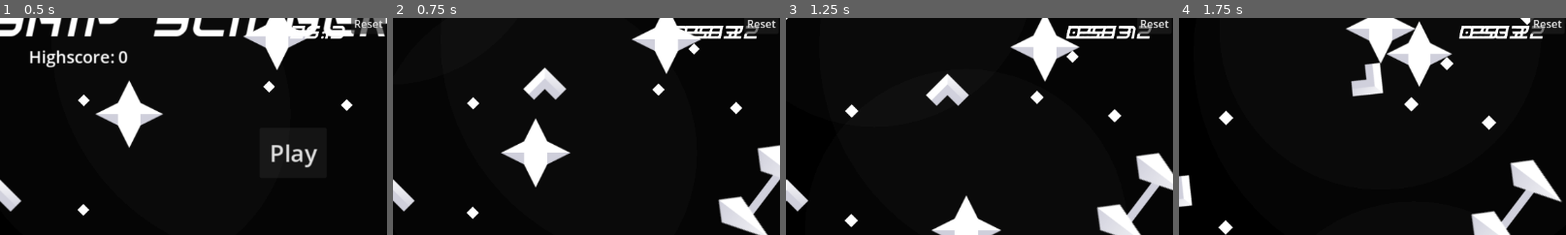
Above: before the commit, frames 1-4 (left to right).
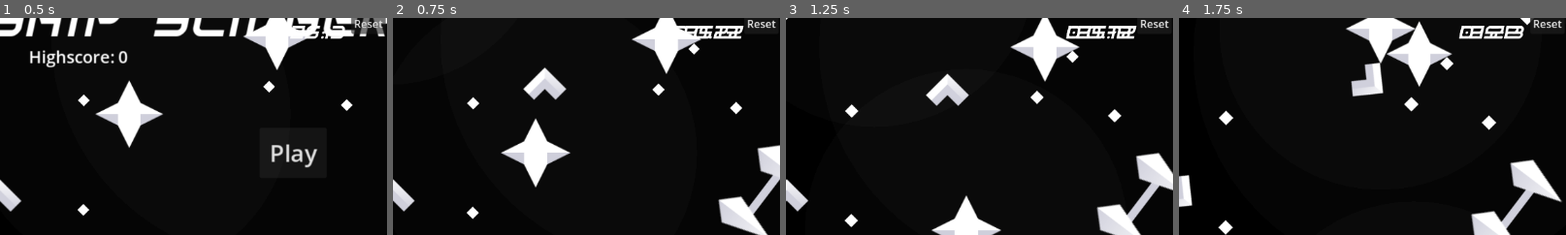
Above: after the commit, the same moments.

Repository: SpaceDemonMars/Spaceship-Slinger
Game: Godot game, scene res://Levels/dev_testing.tscn
Two runs of this game, one before a commit and one after it. Both use one fixed random seed, a clock stepped at 60 frames per second and the inputs below.
Inputs:
- Up to frame 1 (0.5 s): no input
- Up to frame 2 (0.75 s): click "Play" at 0.5 s
- Up to frame 3 (1.25 s): no input
- Up to frame 4 (1.75 s): hold Right (Right) from 1.28 s (still down)
The pictures show only the part of the screen within x 50-100%, y 9-59%; the shares and areas given below are measured in that part.

Frame 1 is identical in both runs. In frame 2, 0.3% of the frame differs, in the area x 77-95%, y 3-10%; in frame 3, 0.4%; in frame 4, 0.5%.
Error in both runs: Invalid access to property or key 'hud' on a base object of type 'Control (main_menu.gd)'. (res://Scripts/player_movement.gd:20)

Commit message:
Settings in Game

Diff:
--- a/starship-slinger/Scenes/settings_menu.tscn
+++ b/starship-slinger/Scenes/settings_menu.tscn
@@ -2,17 +2,10 @@
 
 [ext_resource type="Script" uid="uid://dpebjixp43ubt" path="res://Scripts/settings.gd" id="1_icv2g"]
 
-[node name="SettingsMenuRoot" type="Control"]
-layout_mode = 3
-anchors_preset = 15
-anchor_right = 1.0
-anchor_bottom = 1.0
-grow_horizontal = 2
-grow_vertical = 2
+[node name="SettingsMenuRoot" type="CanvasLayer"]
 script = ExtResource("1_icv2g")
 
 [node name="ColorRect" type="ColorRect" parent="."]
-layout_mode = 1
 anchors_preset = -1
 anchor_right = 1.0
 anchor_bottom = 1.0
--- a/starship-slinger/Scripts/m_gameManager.gd
+++ b/starship-slinger/Scripts/m_gameManager.gd
@@ -6,7 +6,7 @@
 
 #menu variables
 var isTimePaused := false
-@onready var gameTimer := 55.0
+@onready var gameTimer := 0.0
 var mainMenu: PackedScene = preload("res://Scenes/main_menu.tscn")
 var settingsMenu: PackedScene = preload("res://Scenes/settings_menu.tscn")
 #win/lose screens
@@ -37,7 +37,8 @@
 	#activeLevel.lvl.hud.setTimer(gameTimer)
 
 func _process(delta: float) -> void:
-	if (!isInMenu):
+	if (Input.is_action_just_pressed("Settings") and !settingsOpen): openSettingsMenu()
+	if (!settingsOpen and !isInMenu):
 		gameTimer += delta
 		activeLevel.hud.setTimer(gameTimer)
 
@@ -62,3 +63,9 @@
 					allLevels.append(packed_scene)
 			file_name = folder.get_next()
 		folder.list_dir_end()
+
+
+func openSettingsMenu() ->void:
+	var settings = settingsMenu.instantiate() as CanvasLayer
+	add_child(settings)
+	settingsOpen = true
--- a/starship-slinger/Scripts/main_menu.gd
+++ b/starship-slinger/Scripts/main_menu.gd
@@ -11,7 +11,6 @@
 
 # Called every frame. 'delta' is the elapsed time since the previous frame.
 func _process(_delta: float) -> void:
-	if (Input.is_action_just_pressed("Settings") and !GameManager.settingsOpen): openSettingsMenu()
 	$Settings.visible = !GameManager.settingsOpen
 	$Play.visible = !GameManager.settingsOpen
 
@@ -21,12 +20,8 @@
 	get_parent().add_child(GameManager.activeLevel)
 	queue_free()
 
-func openSettingsMenu() ->void:
-	var settings = GameManager.settingsMenu.instantiate() as Control
-	add_child(settings)
-
 func _on_play_pressed() -> void:
 	call_deferred("change_scene") # Replace with function body.
 func _on_settings_pressed() -> void:
 	if (!GameManager.settingsOpen) :
-		openSettingsMenu()
+		GameManager.openSettingsMenu()
--- a/starship-slinger/Scripts/settings.gd
+++ b/starship-slinger/Scripts/settings.gd
@@ -1,4 +1,4 @@
-extends Control
+extends CanvasLayer
 
 # Called when the node enters the scene tree for the first time.
 func _ready() -> void:
--- a/starship-slinger/level_data.gd
+++ b/starship-slinger/level_data.gd
@@ -34,15 +34,3 @@
 		add_child(dbHud)
 
 	GameManager.isInMenu = false
-
-#func _ready():
-	#if (LevelObjects):
-		#lvl = LevelObjects.instantiate() as Node2D
-		#add_child(lvl)
-		#
-		#bgMan = backgroundManager.instantiate() as Node2D
-		#lvl.add_child(bgMan)
-	#
-		#hud = gameplayHud.instantiate() as CanvasLayer
-		#lvl.add_child(hud)
-	#else : print('\nERROR:: Missing Scene: Level Objects')
